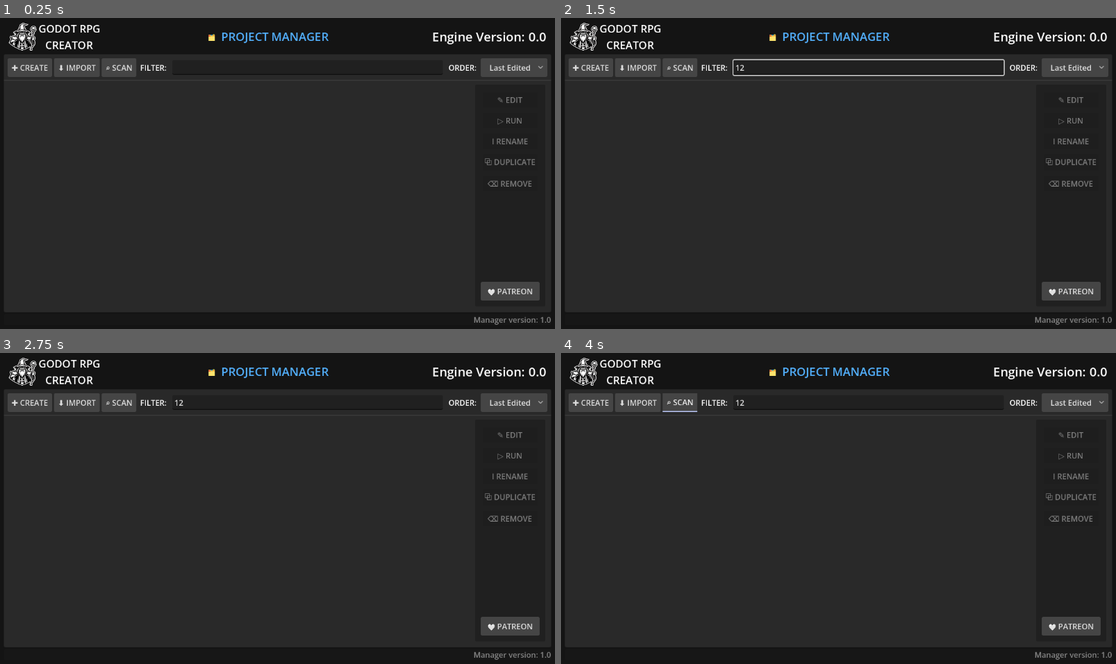
Above: before the commit, frames 1-4 (two rows, left to right).
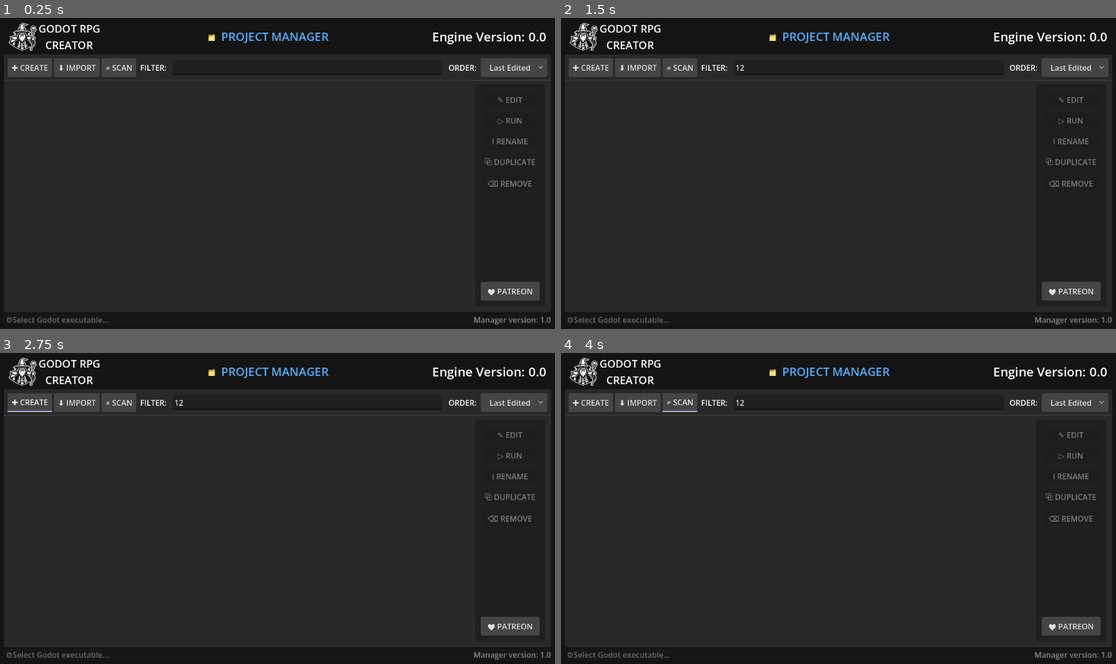
Above: after the commit, the same moments.

Repository: newold3/godot-rpg-creator-manager
Game: Godot game, scene res://Scenes/main_ui.tscn
Two runs of this game, one before a commit and one after it. Both use one fixed random seed, a clock stepped at 60 frames per second and the inputs below.
Inputs (mouse positions are in pixels of both pictures, inside the frame that each line leads up to):
- Up to frame 1 (0.25 s): no input
- Up to frame 2 (1.5 s): click (866, 67) at 0.52 s; type "12" at 0.6 s; click (616, 319) at 1.25 s, where only the run after the commit has a clickable "⚙️Select Godot executable..."
- Up to frame 3 (2.75 s): click "✚ CREATE" at 2 s
- Up to frame 4 (4 s): click "⬇︎ IMPORT" at 2.75 s; click "⌕ SCAN" at 3.5 s

The runs differ from the first frame. In frame 1, 0.1% of the frame differs, in the area x 1-20%, y 96-98%; in frame 2, 0.6%, in the area x 1-80%, y 13-98%; in frame 3, 0.2%; in frame 4, 0.1%.

Commit message:
minor update

Diff:
--- a/Scenes/main_ui.tscn
+++ b/Scenes/main_ui.tscn
@@ -40,7 +40,7 @@
 corner_radius_bottom_left = 3
 corner_detail = 5
 
-[node name="MainUI" type="Control" unique_id=1488174709 node …(130 unchanged characters)… plicate", "btn_remove", "btn_patreon", "filter_control", "order_mode", "updater" …(124 unchanged characters)…
+[node name="MainUI" type="Control" unique_id=1488174709 node …(130 unchanged characters)… plicate", "btn_remove", "btn_patreon", "btn_settings", "filter_control", "order_mode", "updater" …(124 unchanged characters)…
 layout_mode = 3
 anchors_preset = 15
 anchor_right = 1.0
@@ -60,6 +60,7 @@
 btn_duplicate = NodePath("MarginContainer/VBoxContainer/PanelContainer/VBoxContainer/HBoxContainer/PanelContainer/VBoxContainer/Duplicate")
 btn_remove = NodePath("MarginContainer/VBoxContainer/PanelContainer/VBoxContainer/HBoxContainer/PanelContainer/VBoxContainer/Remove")
 btn_patreon = NodePath("MarginContainer/VBoxContainer/PanelContainer/VBoxContainer/HBoxContainer/PanelContainer/VBoxContainer/Patreon")
+btn_settings = NodePath("MarginContainer/VBoxContainer/Control/ManagerVersion/settings")
 filter_control = NodePath("MarginContainer/VBoxContainer/PanelContainer/VBoxContainer/TopMenu/Filter")
 order_mode = NodePath("MarginContainer/VBoxContainer/PanelContainer/VBoxContainer/TopMenu/OrderMode")
 updater = NodePath("Updater")
@@ -272,6 +273,19 @@
 horizontal_alignment = 2
 vertical_alignment = 1
 
+[node name="settings" type="Button" parent="MarginContainer/VBoxContainer/Control/ManagerVersion" unique_id=1328496027]
+layout_mode = 1
+anchors_preset = 4
+anchor_top = 0.5
+anchor_bottom = 0.5
+offset_top = -4.0
+offset_right = 8.0
+offset_bottom = 4.0
+grow_vertical = 2
+theme_override_colors/font_color = Color(0.4228823, 0.4228831, 0.42288238, 1)
+text = "⚙️Select Godot executable..."
+flat = true
+
 [node name="FileDialog" type="FileDialog" parent="." unique_id=983534497]
 force_native = true
 access = 2
--- a/Scripts/main_ui.gd
+++ b/Scripts/main_ui.gd
@@ -15,6 +15,8 @@
 
 const TEMPLATE_URL: String = "https://github.com/newold3/Godot-RPG-Creator/archive/refs/heads/master.zip"
 const VERSION_CHECK_URL: String = "https://gist.githubusercontent.com/newold3/3ff01f9859cc46ae86b8eb5344cbb800/raw"
+
+var custom_engine_path: String = ""
 
 const PROJECT_ITEM_PATH: String = "res://Scenes/item.tscn"
 
@@ -44,6 +46,7 @@
 @export var btn_duplicate: Button
 @export var btn_remove: Button
 @export var btn_patreon: Button
+@export var btn_settings: Button
 @export var filter_control: LineEdit
 @export var order_mode: OptionButton
 @export var updater: Node
@@ -131,6 +134,7 @@
 	if btn_duplicate: btn_duplicate.pressed.connect(_on_duplicate_pressed)
 	if btn_remove: btn_remove.pressed.connect(_on_remove_pressed)
 	if btn_patreon: btn_patreon.pressed.connect(_on_patreon_pressed)
+	if btn_settings: btn_settings.pressed.connect(_on_settings_pressed)
 
 	if order_mode:
 		order_mode.item_selected.connect(_on_mode_changed)
@@ -155,7 +159,11 @@
 	if file_dialog:
 		if file_dialog.dir_selected.is_connected(_on_file_dialog_dir_selected):
 			file_dialog.dir_selected.disconnect(_on_file_dialog_dir_selected)
+		if file_dialog.file_selected.is_connected(_on_file_dialog_file_selected):
+			file_dialog.file_selected.disconnect(_on_file_dialog_file_selected)
 		file_dialog.dir_selected.connect(_on_file_dialog_dir_selected)
+		file_dialog.file_selected.connect(_on_file_dialog_file_selected)
+
 
 	if updater:
 		updater.update_available.connect(_on_new_version_found)
@@ -439,6 +447,10 @@
 # ACTIONS
 # ------------------------------------------------------------------------------
 
+func _on_settings_pressed() -> void:
+	_open_engine_selection_dialog()
+
+
 func _on_create_pressed() -> void:
 	if file_dialog:
 		file_dialog.file_mode = FileDialog.FILE_MODE_OPEN_DIR
@@ -465,14 +477,20 @@
 
 func _on_edit_pressed() -> void:
 	if not selected_project: return
-	var exe = OS.get_executable_path()
-	OS.create_process(exe, ["--path", selected_project.project_path, "-e"])
+
+	var engine = _get_engine_executable_path()
+	if engine.is_empty(): return
+
+	OS.create_process(engine, ["--path", selected_project.project_path, "-e"])
 
 
 func _on_run_pressed() -> void:
 	if not selected_project: return
-	var exe = OS.get_executable_path()
-	OS.create_process(exe, ["--path", selected_project.project_path])
+
+	var engine = _get_engine_executable_path()
+	if engine.is_empty(): return
+
+	OS.create_process(engine, ["--path", selected_project.project_path])
 
 
 func _on_patreon_pressed() -> void:
@@ -633,8 +651,8 @@
 	_refresh_ui_list()
 
 
-func _sanitize_folder_name(name: String) -> String:
-	var safe = name.strip_edges().replace(" ", "_")
+func _sanitize_folder_name(_name: String) -> String:
+	var safe = _name.strip_edges().replace(" ", "_")
 
 	var regex = RegEx.new()
 	regex.compile("[<>:\"/\\\\|?*]")
@@ -652,6 +670,14 @@
 # ------------------------------------------------------------------------------
 # CREATION FLOW (HYBRID INSTALLER)
 # ------------------------------------------------------------------------------
+func _on_file_dialog_file_selected(path: String) -> void:
+	var act = file_dialog.get_meta("action", "")
+	if act == "select_engine":
+		custom_engine_path = path
+		_rename_settings_text()
+		_save_launcher_data()
+		print("Engine path updated: ", custom_engine_path)
+
 
 func _on_file_dialog_dir_selected(dir: String) -> void:
 	var act = file_dialog.get_meta("action", "")
@@ -907,6 +933,9 @@
 		cached_template_version = data.get("template_version", "0.0")
 		last_sel = data.get("last_selected_path", "")
 
+		custom_engine_path = data.get("custom_engine_path", "")
+		_rename_settings_text()
+
 	var list_dirty = false
 
 	for p in paths:
@@ -937,6 +966,25 @@
 		selected_project = null
 
 	_refresh_ui_list()
+
+
+func _rename_settings_text() -> void:
+	if not btn_settings: return
+
+	if not custom_engine_path.is_empty():
+		btn_settings.text = "⚙️Godot executable: " + custom_engine_path
+	else:
+		var exe_dir = OS.get_executable_path().get_base_dir()
+		if OS.get_name() == "macOS":
+			exe_dir = exe_dir.path_join("../../../")
+
+		var tools_path = exe_dir.path_join("tools/engine.exe")
+		if OS.get_name() == "Linux": tools_path = exe_dir.path_join("tools/engine.x86_64")
+
+		if FileAccess.file_exists(tools_path):
+			btn_settings.text = "⚙️Godot executable: " + tools_path
+		else:
+			btn_settings.text = "⚙️Select Godot executable..."
 
 
 func _save_launcher_data() -> void:
@@ -950,7 +998,8 @@
 		"window_size": [s.x, s.y],
 		"window_pos": [p.x, p.y],
 		"template_version": cached_template_version,
-		"last_selected_path": selected_project.project_path if selected_project else ""
+		"last_selected_path": selected_project.project_path if selected_project else "",
+		"custom_engine_path": custom_engine_path
 	}
 	var f = FileAccess.open(LAUNCHER_DATA_PATH, FileAccess.WRITE)
 	if f: f.store_string(JSON.stringify(d))
@@ -1039,3 +1088,47 @@
 				if d.current_is_dir(): _copy_dir_recursive(s_p, d_p)
 				else: d.copy(s_p, d_p)
 			f = d.get_next()
+
+
+# ------------------------------------------------------------------------------
+# ENGINE PATH LOGIC
+# ------------------------------------------------------------------------------
+
+
+func _get_engine_executable_path() -> String:
+	# 1. Priority: User defined path
+	if not custom_engine_path.is_empty():
+		if FileAccess.file_exists(custom_engine_path):
+			return custom_engine_path
+		else:
+			# Reset if file no longer exists
+			custom_engine_path = ""
+			_save_launcher_data()
+
+	# 2. Priority: Bundled 'tools' folder (fallback)
+	var exe_dir = OS.get_executable_path().get_base_dir()
+	if OS.get_name() == "macOS":
+		exe_dir = exe_dir.path_join("../../../")
+
+	var tools_path = exe_dir.path_join("tools/engine.exe")
+	if OS.get_name() == "Linux": tools_path = exe_dir.path_join("tools/engine.x86_64")
+
+	if FileAccess.file_exists(tools_path):
+		return tools_path
+
+	# 3. Fail state
+	OS.alert("No Godot Engine executable found.\nPlease select your Godot executable in the settings or place 'engine.exe' in a 'tools' folder next to this app.", "Engine Missing")
+
+	# Trigger the selection dialog automatically if missing
+	_open_engine_selection_dialog()
+	return ""
+
+
+func _open_engine_selection_dialog() -> void:
+	if not file_dialog: return
+
+	file_dialog.file_mode = FileDialog.FILE_MODE_OPEN_FILE
+	file_dialog.title = "Select Godot Engine Executable"
+	file_dialog.filters = ["*.exe ; Windows Executable", "*.x86_64 ; Linux Binary", "*.app ; macOS Bundle"]
+	file_dialog.set_meta("action", "select_engine")
+	file_dialog.popup_centered()
--- a/project.godot
+++ b/project.godot
@@ -16,7 +16,10 @@
 config/features=PackedStringArray("4.6", "Forward Plus")
 config/icon="uid://dgaevsp3alpim"
 config/windows_native_icon="res://icon.ico"
-config/tags=PackedStringArray()
+
+[audio]
+
+driver/driver="Dummy"
 
 [file_customization]
 
@@ -27,7 +30,8 @@
 
 [physics]
 
-3d/physics_engine="Jolt Physics"
+2d/physics_engine="Dummy"
+3d/physics_engine="Dummy"
 
 [rendering]
 
